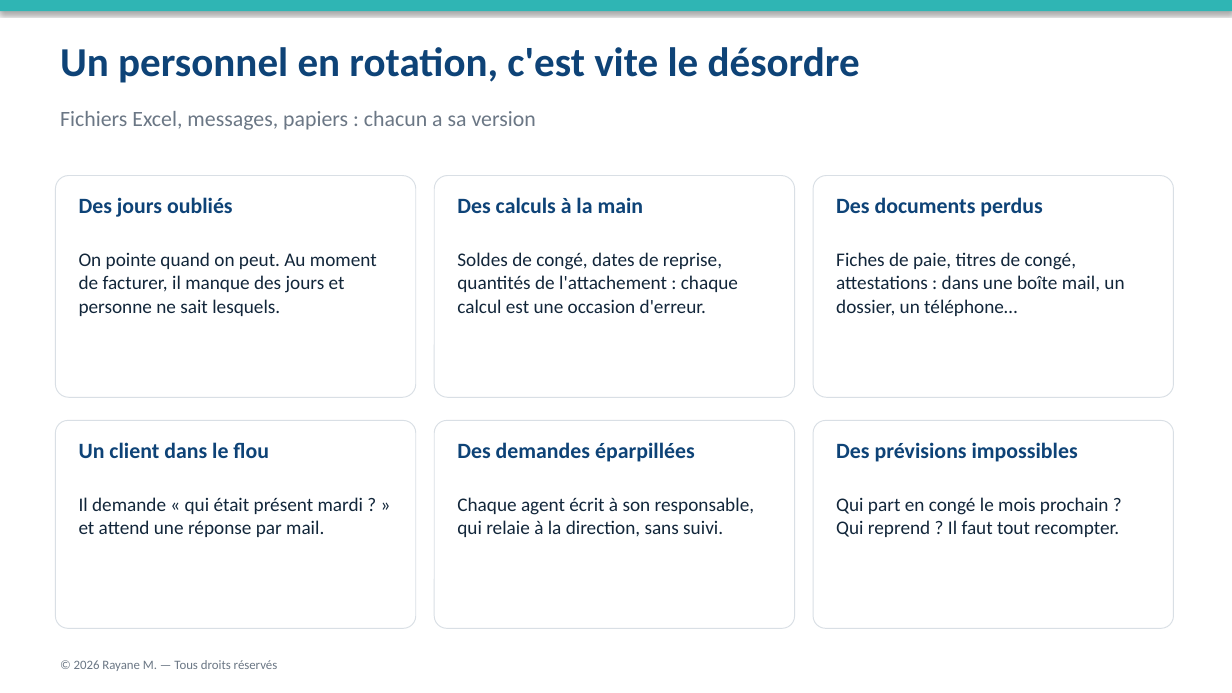
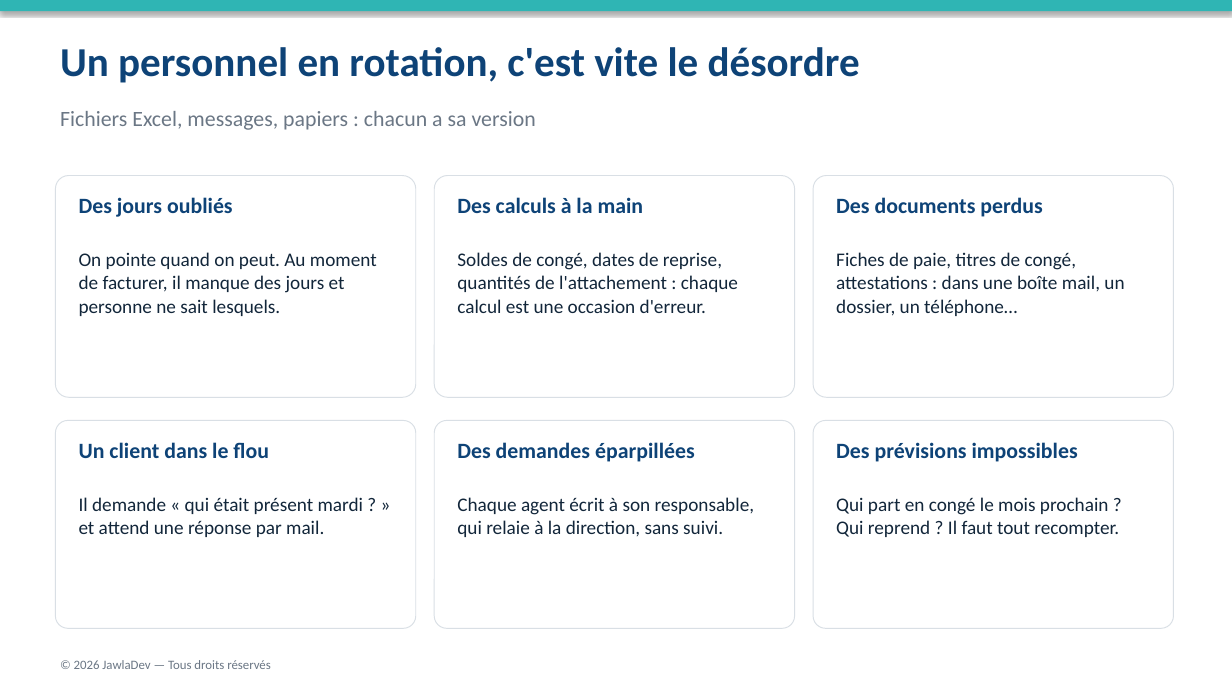
Before and after one commit to rayanem-dev/JawlaDev, a slide deck: slide 2 of assets/docs/Sijil-Presentation.pptx. Drawn at 1232x693 pixels with LibreOffice and Linux fonts; fonts in the diff are those of the drawing. Boxes give left, top, right and bottom in pixels: in the first picture for what was removed or moved away, otherwise in the second. Text is boxed around its words. In the diff, an @@ line names an element or a change of style, - is before the commit and + after.

```diff
--- a/assets/docs/Sijil-Presentation.pptx
+++ b/assets/docs/Sijil-Presentation.pptx
@@ text at [74,660,271,669]: text changed @@
-© 2026 Rayane M. — Tous droits réservés
+© 2026 JawlaDev — Tous droits réservés
```
Also in this commit, not shown: 18 other slides changed, 2 slides added, 4 other files.
